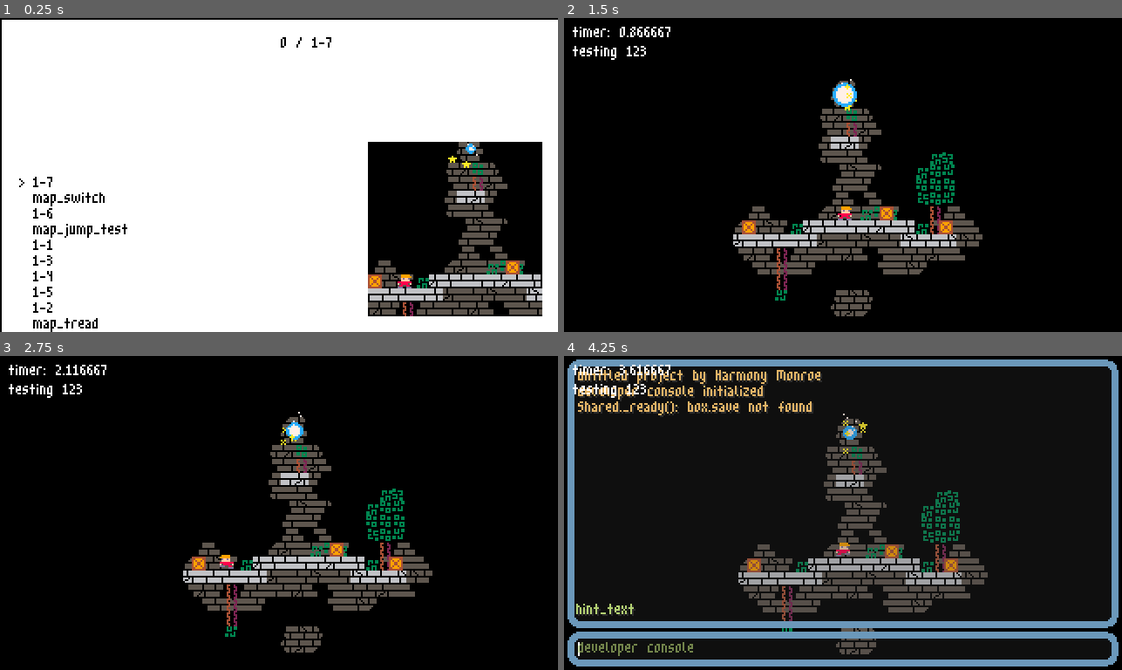
Above: before the commit, frames 1-4 (two rows, left to right).
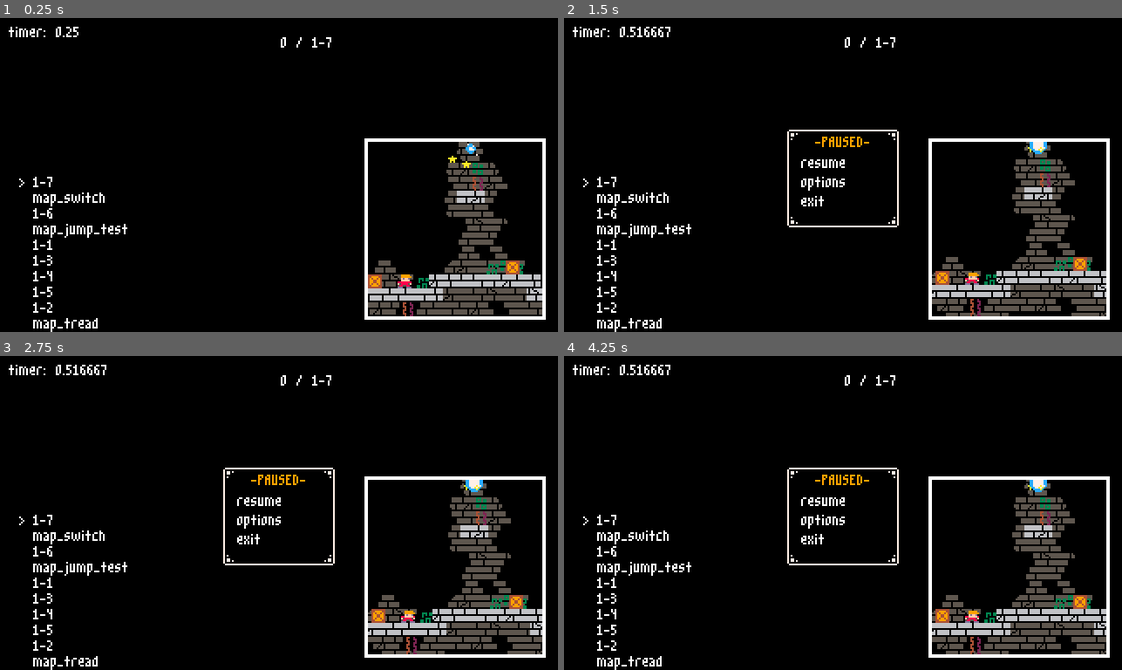
Above: after the commit, the same moments.

Repository: HarmonyHoney/tiny_crate
Game: Godot game, scene res://Scene/select.tscn
Same seed, same stepped clock (60 frames per second), same inputs: the game is played once before the commit and once after it.
Inputs (mouse positions are in pixels of both pictures, inside the frame that each line leads up to):
- Up to frame 1 (0.25 s): no input
- Up to frame 2 (1.5 s): tap Enter at 0.5 s; move the mouse to (965, 159) at 0.52 s; hold Right (right) 0.53-1.25 s; tap X (action) at 0.6 s; click (965, 159) at 0.67 s; tap Z (jump) at 0.77 s; drag from (731, 190) to (815, 237) at 1.27 s
- Up to frame 3 (2.75 s): move the mouse to (334, 443) at 2.02 s; hold Left (left) from 2.03 s (still down); tap X (action) at 2.1 s
- Up to frame 4 (4.25 s): release Left (left) at 2.75 s; drag from (815, 575) to (675, 465) at 2.77 s; move the mouse to (1010, 560) at 3.52 s; hold Right (right) from 3.53 s (still down); tap X (action) at 3.6 s; tap Z (jump) at 3.77 s; tap ` (dev_console) at 4.15 s

The runs differ from the first frame. In frame 1, 80% of the frame differs, in the area x 0-100%, y 0-100%; in frame 2, 16%; in frame 3, 16%; in frame 4, 28%.

Commit message:
more WIP idk blahblah

Diff:
--- a/Scene/AutoLoad/DevConsole.tscn
+++ b/Scene/AutoLoad/DevConsole.tscn
@@ -2,7 +2,6 @@
 
 [ext_resource path="res://Font/m3x6.tres" type="DynamicFont" id=1]
 [ext_resource path="res://Script/AutoLoad/DevConsole.gd" type="Script" id=2]
-
 
 [sub_resource type="StyleBoxFlat" id=1]
 bg_color = Color( 0.247059, 0.247059, 0.247059, 0.247059 )
--- a/Scene/AutoLoad/HUD.tscn
+++ b/Scene/AutoLoad/HUD.tscn
@@ -1,9 +1,11 @@
-[gd_scene load_steps=3 format=2]
+[gd_scene load_steps=4 format=2]
 
 [ext_resource path="res://Font/m3x6.tres" type="DynamicFont" id=1]
 [ext_resource path="res://Script/AutoLoad/HUD.gd" type="Script" id=2]
+[ext_resource path="res://Image/9slice.png" type="Texture" id=3]
 
 [node name="HUD" type="CanvasLayer"]
+pause_mode = 2
 script = ExtResource( 2 )
 
 [node name="Timer" type="Label" parent="."]
@@ -18,6 +20,7 @@
 }
 
 [node name="Death" type="Label" parent="."]
+visible = false
 margin_left = 5.0
 margin_top = 16.0
 margin_right = 77.0
@@ -27,3 +30,51 @@
 __meta__ = {
 "_edit_use_anchors_": false
 }
+
+[node name="Pause" type="Control" parent="."]
+__meta__ = {
+"_edit_use_anchors_": false
+}
+
+[node name="NinePatchRect" type="NinePatchRect" parent="Pause"]
+margin_left = 128.0
+margin_top = 64.0
+margin_right = 192.0
+margin_bottom = 120.0
+rect_min_size = Vector2( 24, 24 )
+texture = ExtResource( 3 )
+patch_margin_left = 8
+patch_margin_top = 8
+patch_margin_right = 8
+patch_margin_bottom = 8
+axis_stretch_horizontal = 1
+axis_stretch_vertical = 1
+__meta__ = {
+"_edit_use_anchors_": false
+}
+
+[node name="Header" type="Label" parent="Pause"]
+margin_left = 128.0
+margin_top = 68.0
+margin_right = 192.0
+margin_bottom = 87.0
+custom_fonts/font = ExtResource( 1 )
+custom_colors/font_color = Color( 1, 0.639216, 0, 1 )
+text = "-PAUSED-"
+align = 1
+__meta__ = {
+"_edit_use_anchors_": false
+}
+
+[node name="List" type="Label" parent="Pause"]
+margin_left = 136.0
+margin_top = 80.0
+margin_right = 184.0
+margin_bottom = 110.0
+custom_fonts/font = ExtResource( 1 )
+text = "resume
+options
+exit"
+__meta__ = {
+"_edit_use_anchors_": false
+}
--- a/Scene/select.tscn
+++ b/Scene/select.tscn
@@ -15,8 +15,13 @@
 }
 
 [node name="ColorRect" type="ColorRect" parent="Control"]
-margin_right = 320.0
-margin_bottom = 180.0
+margin_left = 208.0
+margin_top = 68.0
+margin_right = 312.0
+margin_bottom = 172.0
+__meta__ = {
+"_edit_use_anchors_": false
+}
 
 [node name="List" type="RichTextLabel" parent="Control"]
 margin_left = 17.764
@@ -24,7 +29,6 @@
 margin_right = 106.764
 margin_bottom = 180.0
 custom_fonts/normal_font = ExtResource( 1 )
-custom_colors/default_color = Color( 0, 0, 0, 1 )
 text = "list"
 fit_content_height = true
 scroll_active = false
@@ -38,7 +42,6 @@
 margin_right = 320.0
 margin_bottom = 170.0
 custom_fonts/normal_font = ExtResource( 1 )
-custom_colors/default_color = Color( 0, 0, 0, 1 )
 text = "info"
 scroll_active = false
 __meta__ = {
@@ -51,7 +54,6 @@
 margin_right = 50.0
 margin_bottom = 104.0
 custom_fonts/font = ExtResource( 1 )
-custom_colors/font_color = Color( 0, 0, 0, 1 )
 text = ">"
 
 [node name="ViewportContainer" type="ViewportContainer" parent="Control"]
--- a/Script/AutoLoad/HUD.gd
+++ b/Script/AutoLoad/HUD.gd
@@ -3,6 +3,52 @@
 var node_timer : Label
 var node_death : Label
 
+var pause : Control
+var is_paused := false
+var pause_list : Label
+
+var cursor := 0
+var menu_items := ["resume", "options", "exit"]
+
+
 func _ready():
 	node_timer = $Timer
 	node_death = $Death
+
+	pause = $Pause
+	pause.visible = false
+	pause_list = $Pause/List
+
+	pause_list.text = ""
+	for i in menu_items:
+		pause_list.text += i + "\n"
+
+
+func _process(delta):
+
+
+	if is_paused:
+		var btny = btn.p("down") - btn.p("up")
+		if btny:
+			cursor = clamp(cursor + btny, 0, menu_items.size() - 1)
+			pause_list.text = ""
+			for i in menu_items.size():
+				if cursor == i:
+					pause_list.text += "> "
+				pause_list.text += menu_items[i] + "\n"
+
+
+func _input(event):
+	if Input.is_action_just_pressed("pause"):
+		toggle_pause()
+
+
+func toggle_pause():
+	is_paused = !is_paused
+	pause.visible = is_paused
+	get_tree().paused = is_paused
+
+	if is_paused:
+		 pass
+	else:
+		pass
--- a/Script/AutoLoad/Shared.gd
+++ b/Script/AutoLoad/Shared.gd
@@ -24,7 +24,7 @@
 
 	# _window_scale window
 	_window_scale = floor(OS.get_screen_size().x / get_viewport().size.x)
-	_window_scale = max(1, _window_scale - 2)
+	_window_scale = max(1, floor(_window_scale * 0.8))
 	set_window_scale()
 
 	# load stage save data
@@ -84,7 +84,7 @@
 		}
 
 		for i in stage_data:
-			if i["file"] == new_data["file"]:
+			if i.has("file") and i["file"] == new_data["file"]:
 				stage_data.erase(i)
 				break
 		stage_data.append(new_data)
--- a/Script/Stage/Stage.gd
+++ b/Script/Stage/Stage.gd
@@ -15,7 +15,7 @@
 
 
 	for i in Shared.stage_data:
-		if i.file == filename:
+		if i.has("file") and i.file == filename:
 			if i.has("death"):
 				metric_death = i.death
 
--- a/project.godot
+++ b/project.godot
@@ -203,6 +203,13 @@
 "events": [ Object(InputEventKey,"resource_local_to_scene":false,"resource_name":"","device":0,"alt":false,"shift":false,"control":false,"meta":false,"command":false,"pressed":false,"scancode":96,"unicode":0,"echo":false,"script":null)
  ]
 }
+pause={
+"deadzone": 0.5,
+"events": [ Object(InputEventKey,"resource_local_to_scene":false,"resource_name":"","device":0,"alt":false,"shift":false,"control":false,"meta":false,"command":false,"pressed":false,"scancode":16777217,"unicode":0,"echo":false,"script":null)
+, Object(InputEventKey,"resource_local_to_scene":false,"resource_name":"","device":0,"alt":false,"shift":false,"control":false,"meta":false,"command":false,"pressed":false,"scancode":16777221,"unicode":0,"echo":false,"script":null)
+, Object(InputEventJoypadButton,"resource_local_to_scene":false,"resource_name":"","device":0,"button_index":11,"pressure":0.0,"pressed":false,"script":null)
+ ]
+}
 
 [rendering]
 
Binary file added: Image/9slice.png
